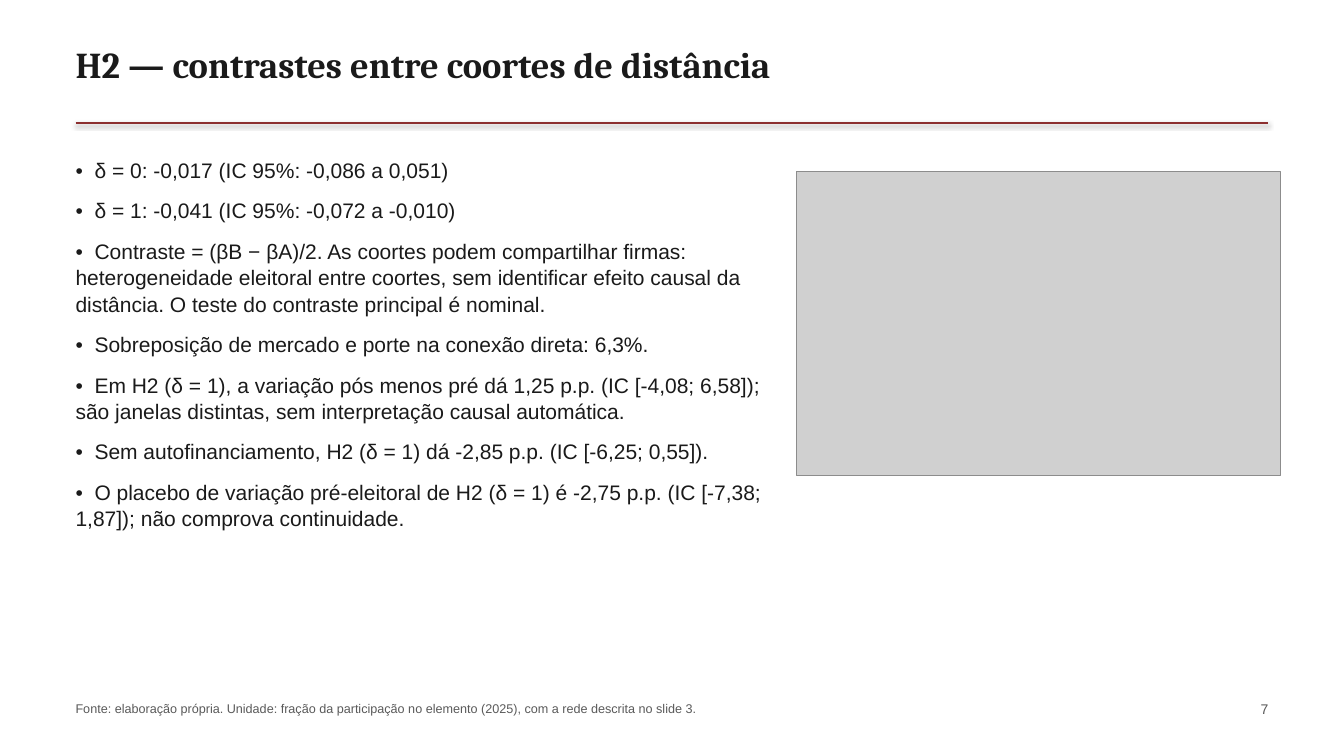
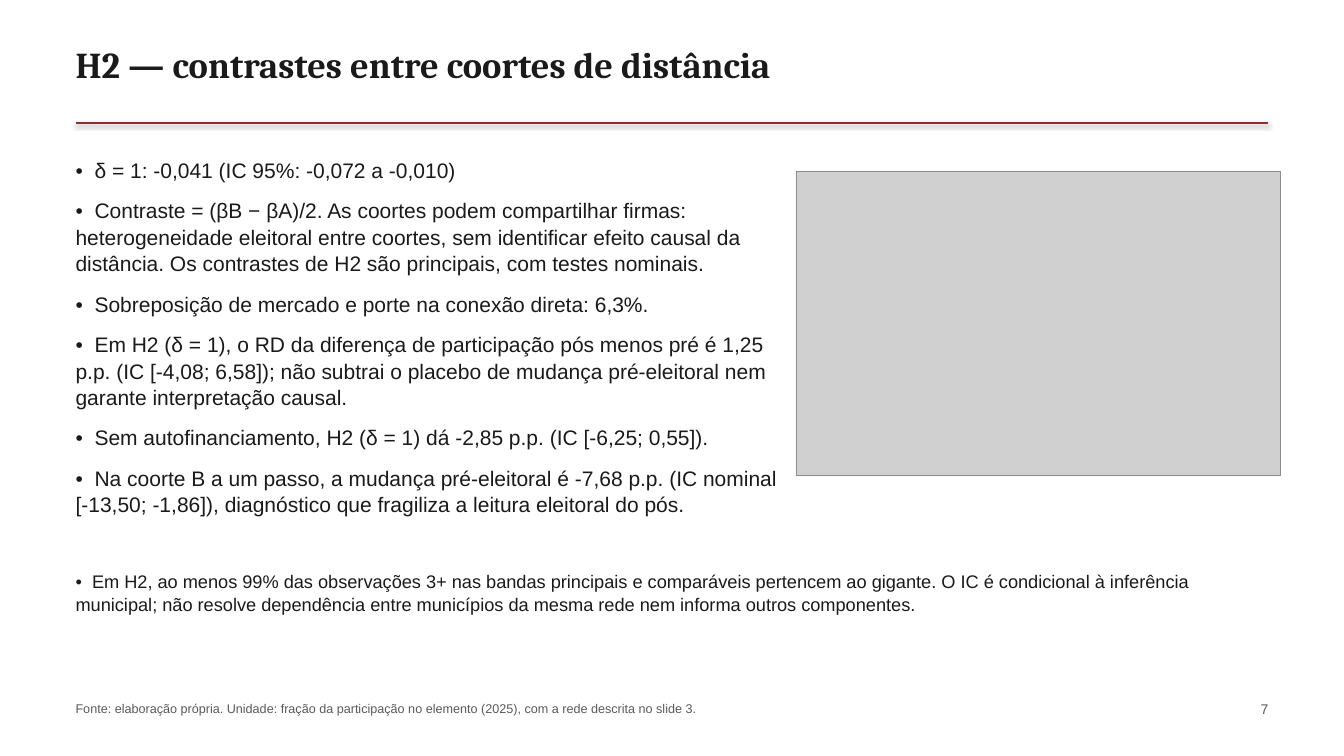
Before and after one commit to rafaelt0/redes-economicas-e-sociais-2, a slide deck: slide 7 of output/deck.pptx. Drawn at 1344x756 pixels with LibreOffice and Linux fonts; fonts in the diff are those of the drawing; grey boxes stand for pictures. Boxes give left, top, right and bottom in pixels: in the first picture for what was removed or moved away, otherwise in the second. Text is boxed around its words. In the diff, an @@ line names an element or a change of style, - is before the commit and + after.

Commit message:
docs: alinhar a entrega às auditorias e aos pareceres finais

```diff
--- a/output/deck.pptx
+++ b/output/deck.pptx
@@ text at box(95, 162, 448, 182): paragraph removed @@
-• δ = 0: -0,017 (IC 95%: -0,086 a 0,051)
@@ text at box(76, 202, 740, 276): text changed @@
-• Contraste = (βB − βA)/2. As coortes podem compartilhar firmas: heterogeneidade eleitoral entre coortes, sem identificar efeito causal da distância. O teste do contraste principal é nominal.
+• Contraste = (βB − βA)/2. As coortes podem compartilhar firmas: heterogeneidade eleitoral entre coortes, sem identificar efeito causal da distância. Os contrastes de H2 são principais, com testes nominais.
@@ text at box(76, 336, 766, 409): text changed @@
-• Em H2 (δ = 1), a variação pós menos pré dá 1,25 p.p. (IC [-4,08; 6,58]); são janelas distintas, sem interpretação causal automática.
+• Em H2 (δ = 1), o RD da diferença de participação pós menos pré é 1,25 p.p. (IC [-4,08; 6,58]); não subtrai o placebo de mudança pré-eleitoral nem garante interpretação causal.
@@ text at box(76, 470, 776, 517): text changed @@
-• O placebo de variação pré-eleitoral de H2 (δ = 1) é -2,75 p.p. (IC [-7,38; 1,87]); não comprova continuidade.
+• Na coorte B a um passo, a mudança pré-eleitoral é -7,68 p.p. (IC nominal [-13,50; -1,86]), diagnóstico que fragiliza a leitura eleitoral do pós.
@@ text added at box(76, 574, 1189, 615), 13 pt, text #1A1A1A @@
+• Em H2, ao menos 99% das observações 3+ nas bandas principais e comparáveis pertencem ao gigante. O IC é condicional à inferência municipal; não resolve dependência entre municípios da mesma rede nem informa outros componentes.
```
Also in this commit, not shown: 9 other slides changed, 13 other files.
